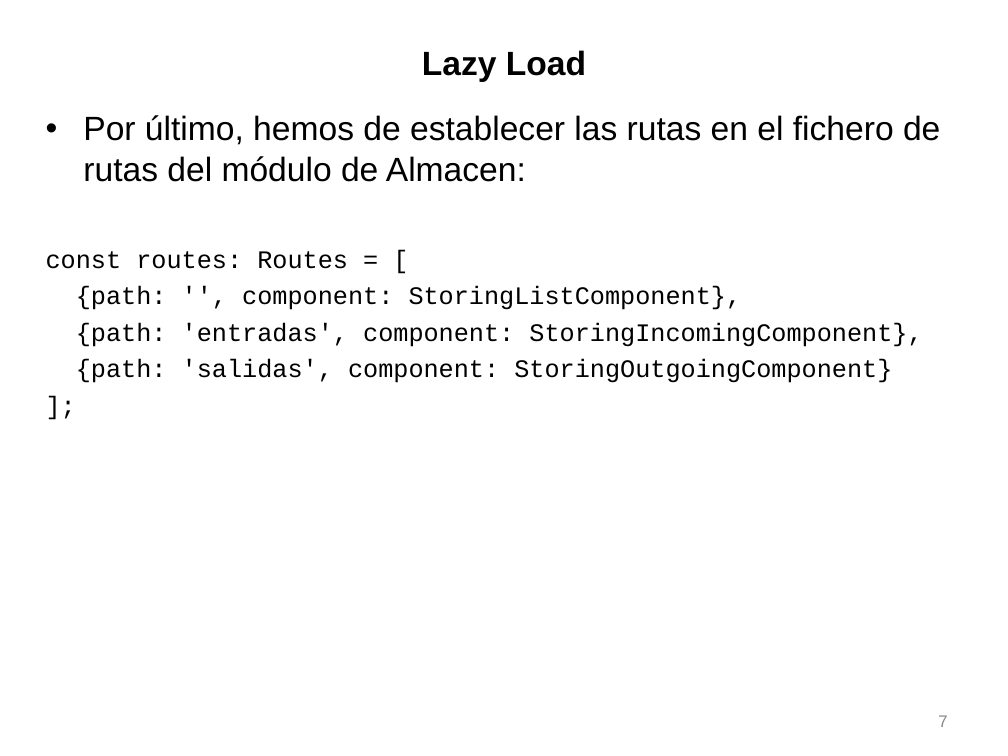
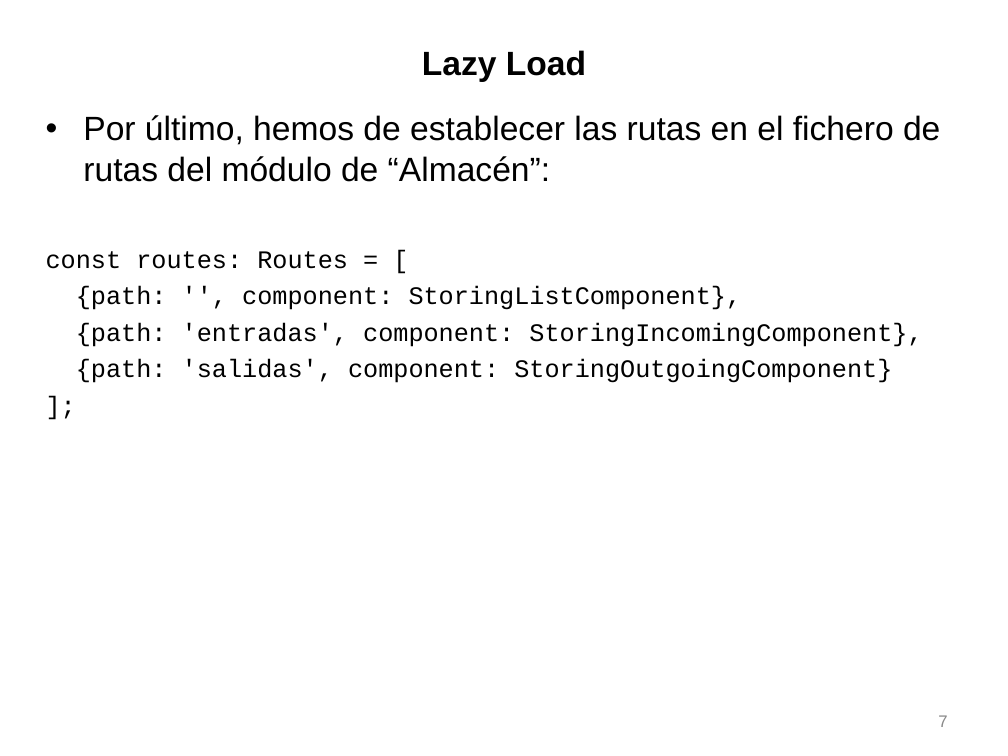
Before and after one commit to repoker/angular, a slide deck: slide 7 of materiales_curso/teoria/tema 06 - rutas y modulos/6.5-Modulos. Parte 3.ppt. Drawn at 1008x756 pixels with LibreOffice and Linux fonts; fonts in the diff are those of the drawing. Boxes give left, top, right and bottom in pixels: in the first picture for what was removed or moved away, otherwise in the second. Text is boxed around its words. In the diff, an @@ line names an element or a change of style, - is before the commit and + after.

```diff
--- a/materiales_curso/teoria/tema 06 - rutas y modulos/6.5-Modulos. Parte 3.ppt
+++ b/materiales_curso/teoria/tema 06 - rutas y modulos/6.5-Modulos. Parte 3.ppt
@@ text at [83,115,940,182]: text changed @@
-• Por último, hemos de establecer las rutas en el fichero de rutas del módulo de Almacen:
+• Por último, hemos de establecer las rutas en el fichero de rutas del módulo de “Almacén”:
```
Also in this commit, not shown: 3 other slides changed, 2 slides added, 51 other files.
